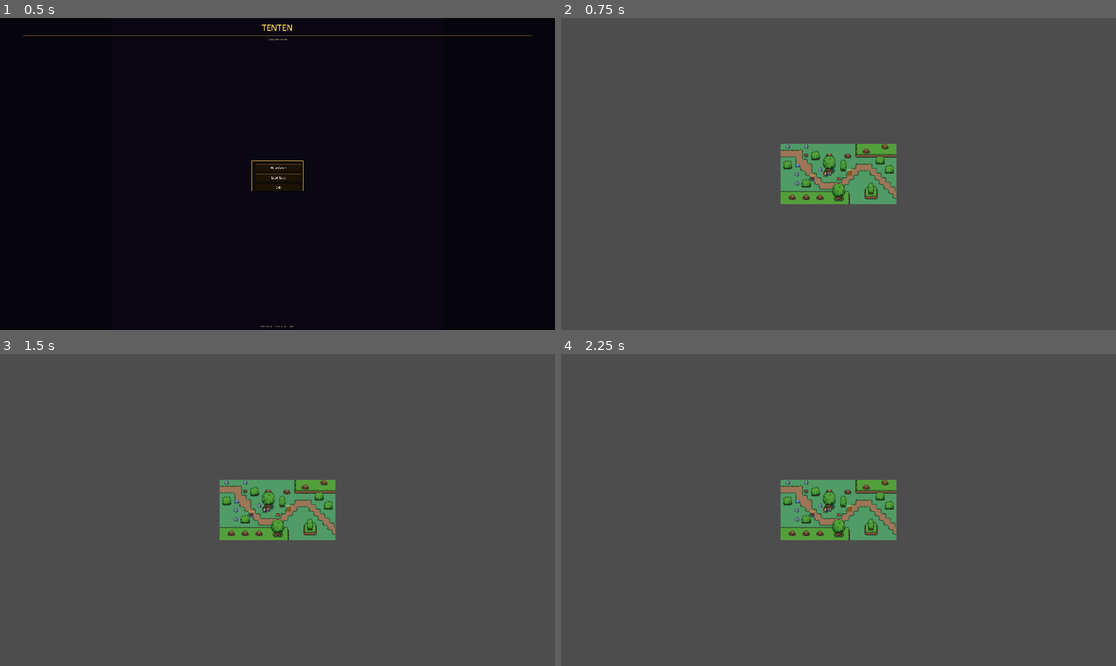
Above: before the commit, frames 1-4 (two rows, left to right).
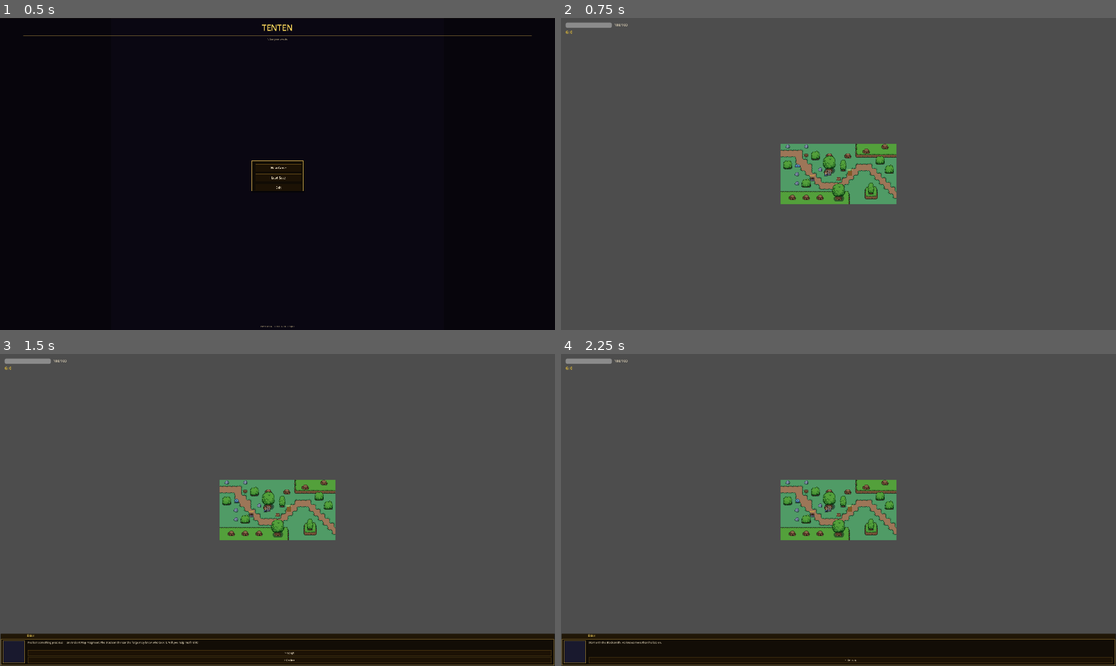
Above: after the commit, the same moments.

Repository: Puget-Sound-Skills-Center/godot-tenten-project
Game: Godot game, scene res://scenes/main.tscn
Same seed, same stepped clock (60 frames per second), same inputs: the game is played once before the commit and once after it.
Inputs (mouse positions are in pixels of both pictures, inside the frame that each line leads up to):
- Up to frame 1 (0.5 s): no input
- Up to frame 2 (0.75 s): click "New Game" at 0.5 s
- Up to frame 3 (1.5 s): tap Enter at 1.25 s; move the mouse to (399, 494) at 1.27 s; hold D (move_right) from 1.28 s (still down); hold E (interact) from 1.28 s (still down); click (399, 494) at 1.42 s
- Up to frame 4 (2.25 s): release D (move_right) at 2 s; release E (interact) at 2 s; click (849, 653) at 2 s, where only the run after the commit has a clickable "> Accept"

Frame 1 is identical in both runs. In frame 2, 0.2% of the frame differs, in the area x 0-49%, y 1-52%; in frame 3, 11%; in frame 4, 11%, in the area x 0-100%, y 1-100%.
Error before the commit: Parse Error: Cannot infer the type of "pct" variable because the value doesn't have a set type. (res://script/player.gd:335)

Commit message:
fix(ui-scale): explicit float cast for pct in _update_hud

Diff:
--- a/script/player.gd
+++ b/script/player.gd
@@ -332,7 +332,7 @@
 
 func _update_hud() -> void:
 	var max_hp := global.get_max_health()
-	var pct := health / float(max_hp)
+	var pct: float = float(health) / float(max_hp)
 	hud.update_hp(pct, health, max_hp)
 	hud.update_money(global.money)
 
